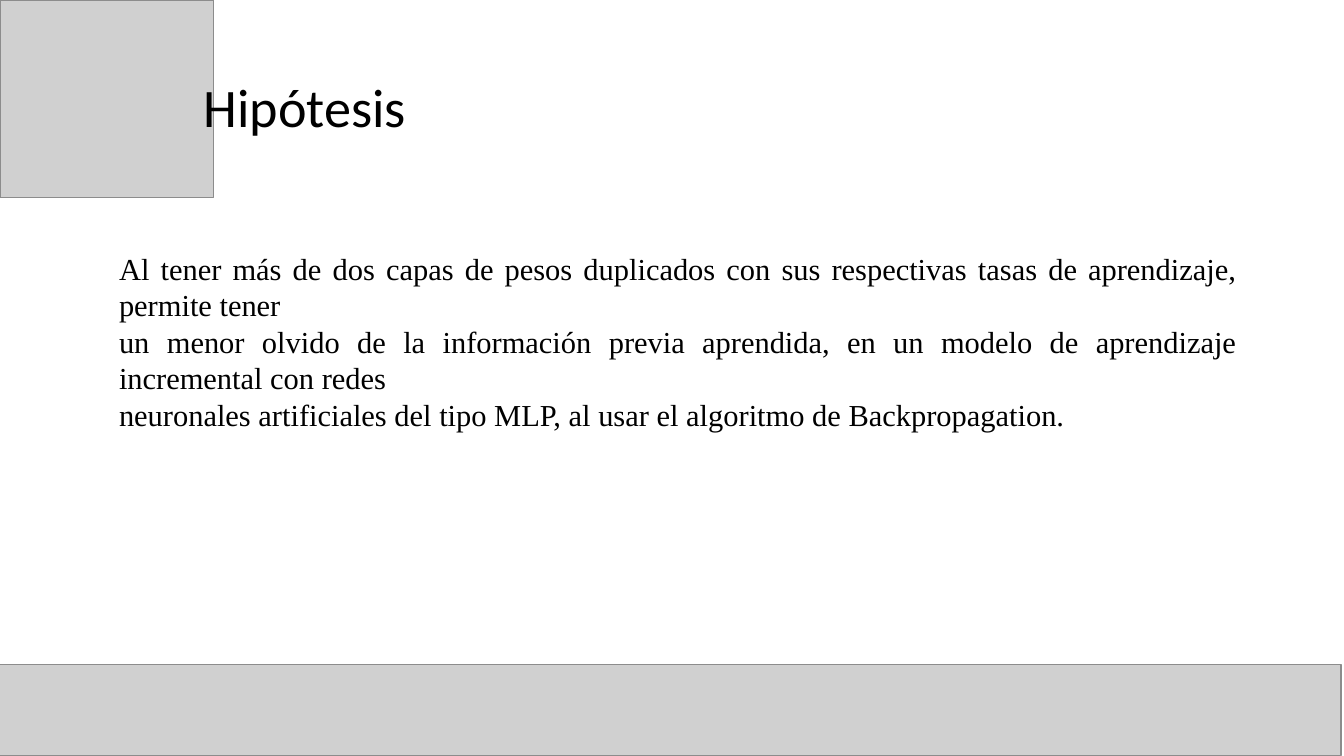
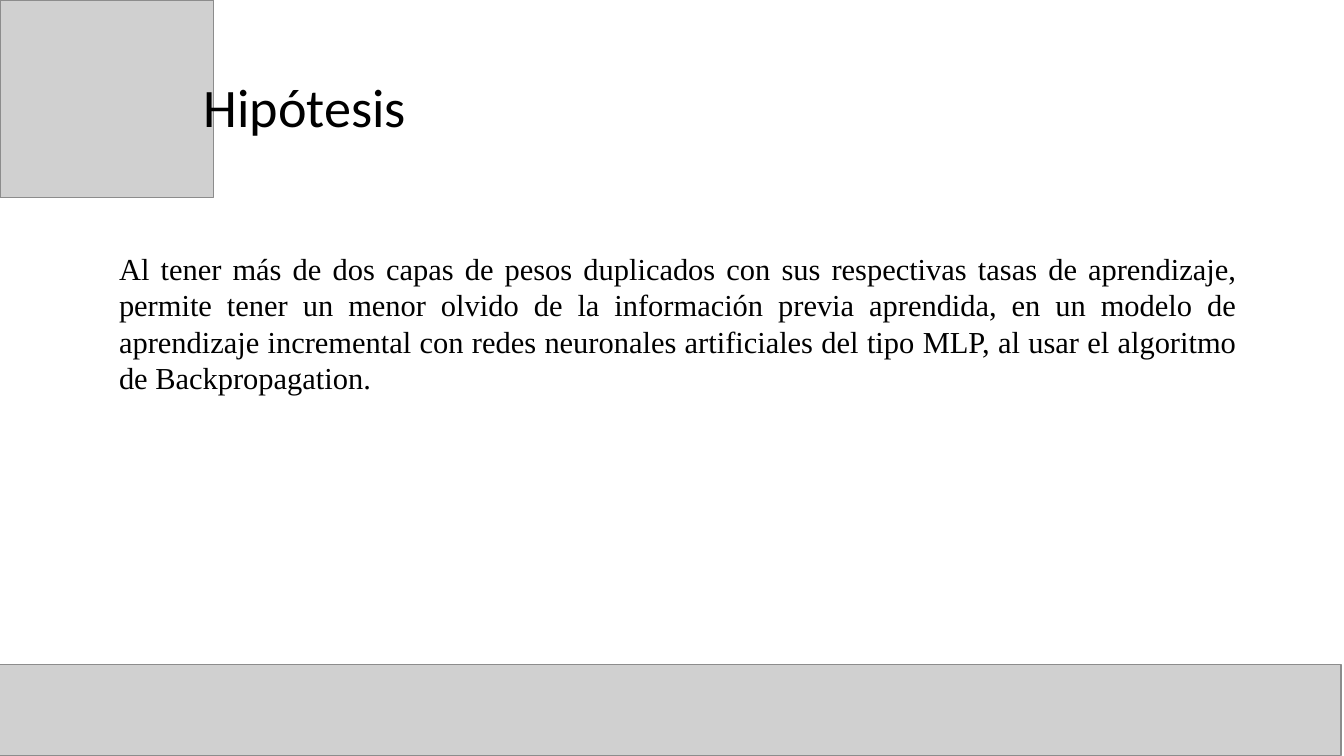
Before and after one commit to Computer-Cluster/Incremental-Learning, a slide deck: slide 5 of Aprendizaje incremental para la tarea de reconocimiento.odp (slide 9 before the commit). Drawn at 1344x756 pixels with LibreOffice and Linux fonts; fonts in the diff are those of the drawing; grey boxes stand for pictures. Boxes give left, top, right and bottom in pixels: in the first picture for what was removed or moved away, otherwise in the second. Text is boxed around its words. In the diff, an @@ line names an element or a change of style, - is before the commit and + after.

```diff
--- a/Aprendizaje incremental para la tarea de reconocimiento.odp
+++ b/Aprendizaje incremental para la tarea de reconocimiento.odp
@@ text at [119,258,1236,396]: text changed @@
-Al tener más de dos capas de pesos duplicados con sus respectivas tasas de aprendizaje, permite tener
-un menor olvido de la información previa aprendida, en un modelo de aprendizaje incremental con redes
-neuronales artificiales del tipo MLP, al usar el algoritmo de Backpropagation.
+Al tener más de dos capas de pesos duplicados con sus respectivas tasas de aprendizaje, permite tener un menor olvido de la información previa aprendida, en un modelo de aprendizaje incremental con redes neuronales artificiales del tipo MLP, al usar el algoritmo de Backpropagation.
```
Also in this commit, not shown: 3 other slides changed, 4 slides added, 3 slides removed, 3 other files.
